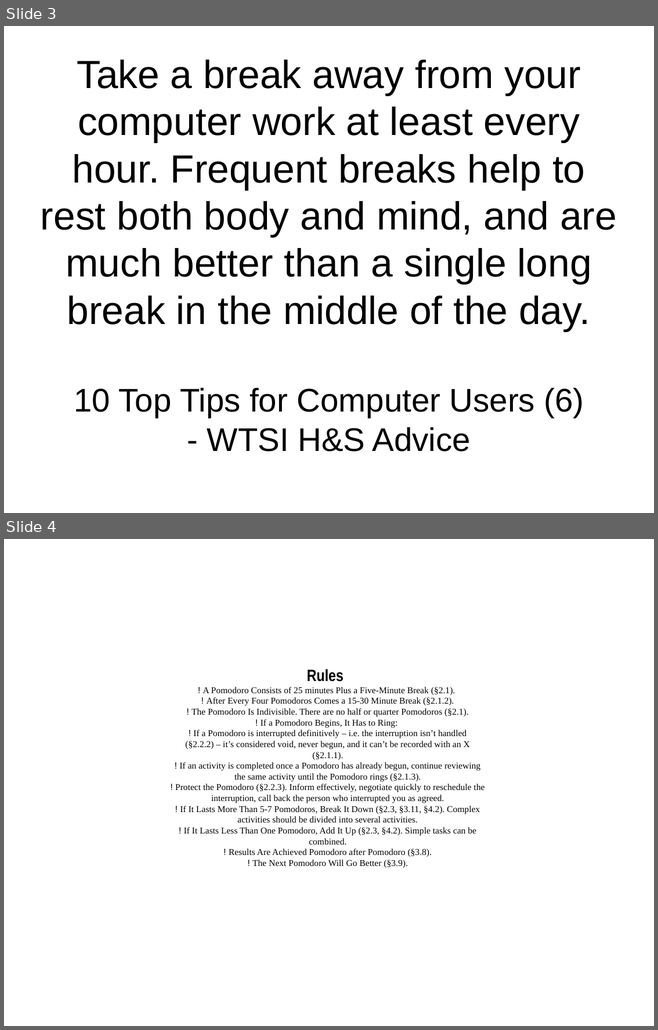
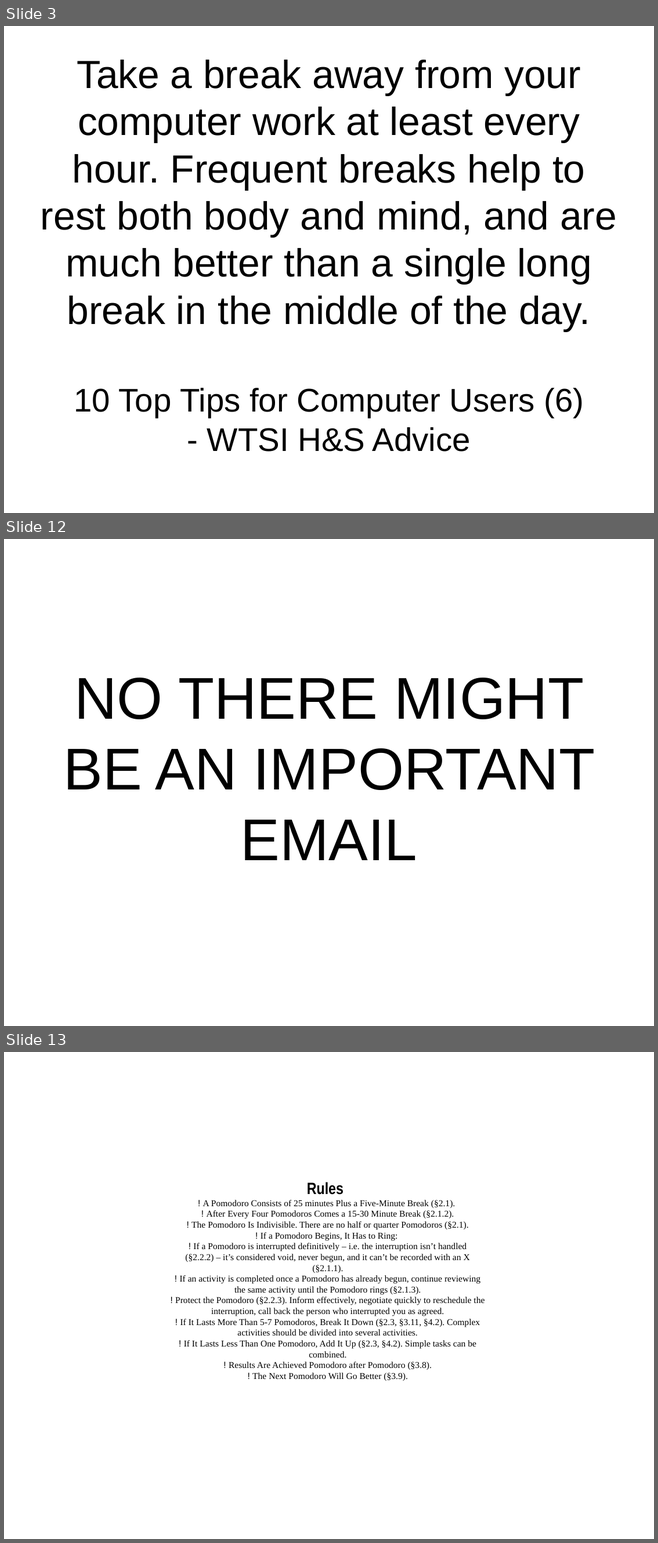
Before and after one commit to setitesuk/presentations, a slide deck: pomodoro_lightning_talk.odp. Shown one above the other, each under a label of ours: slides 3 and 4 before the commit, slides 3, 12 and 13 after it; the slides between them are not shown. The pictures are 658x1030 and 658x1543 pixels, drawn with LibreOffice and Linux fonts; fonts in the diff are those of the drawing. Boxes give left, top, right and bottom in pixels: in the first picture for what was removed or moved away, otherwise in the second. Text is boxed around its words. In the diff, an @@ line names an element or a change of style, - is before the commit and + after.

```diff
--- a/pomodoro_lightning_talk.odp
+++ b/pomodoro_lightning_talk.odp
@@ slide 12 added at (4, 539, 654, 1026), background #FFFFFF @@
@@ subtitle added at (64, 678, 594, 860), 72 pt, text #000000 @@
+NO THERE MIGHT BE AN IMPORTANT EMAIL
@@ what was slide 4 is now slide 13 @@
```
Also in this commit, not shown: 8 other slides added.
